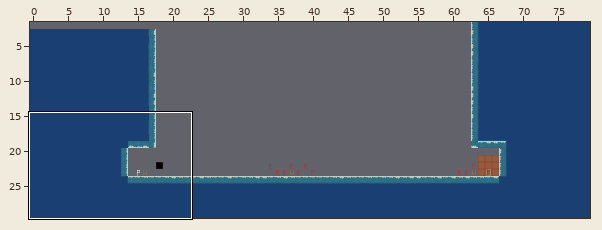
Tiled map -- core/assets/maps/debug_map.tmx. Above, an overview of the earlier version with the close-up marked.
Close-up. Before the commit:
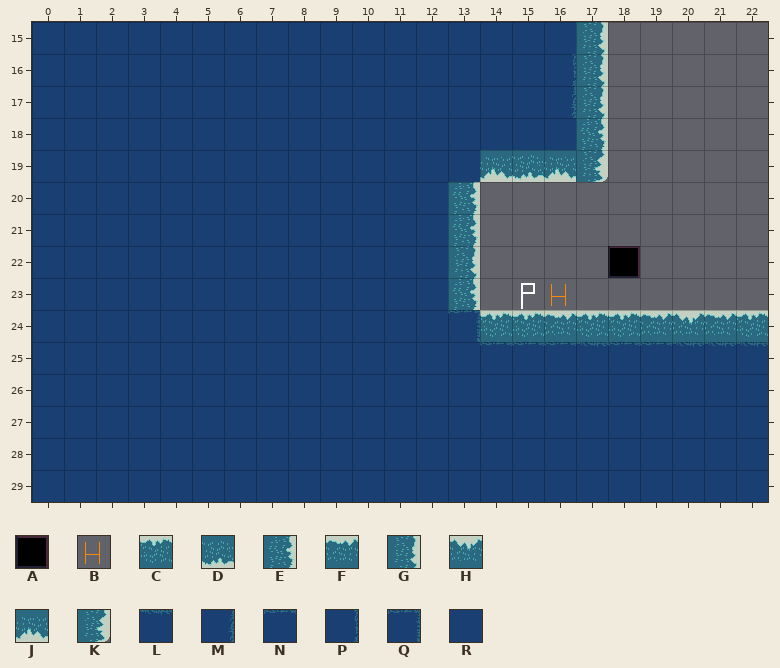
Cells are 32x32 px. Shown: x 0..22, y 15..29. The commit also changed other parts of the map, which this record leaves out.
Key: from "spritesheet": A 0, B 3, C 8, D 8 turned 180, E 8 turned 90, F 9, G 9 turned 90, H 10, J 10 turned 180, K 11 turned 90, L 16, M 16 turned 90, N 17, P 17 turned 90, Q 18, R 24.
_ is an empty cell.
Layers that did not change in this view are not listed.
Layer "Background" before, first column x 0:
15 RRRRRRRRRRRRRRRRRG_____
16 RRRRRRRRRRRRRRRRPG_____
17 RRRRRRRRRRRRRRRRMG_____
18 RRRRRRRRRRRRRRRRRE_____
19 RRRRRRRRRRRRRRJDJK_____
20 RRRRRRRRRRRRRE_________
21 RRRRRRRRRRRRRE_________
22 RRRRRRRRRRRRRG____A____
23 RRRRRRRRRRRRRE_________
24 RRRRRRRRRRRRRQCCFCCFHFC
25 RRRRRRRRRRRRRRNNNLNNLLL
26 RRRRRRRRRRRRRRRRRRRRRRR
27 RRRRRRRRRRRRRRRRRRRRRRR
28 RRRRRRRRRRRRRRRRRRRRRRR
29 RRRRRRRRRRRRRRRRRRRRRRR
Once edited:
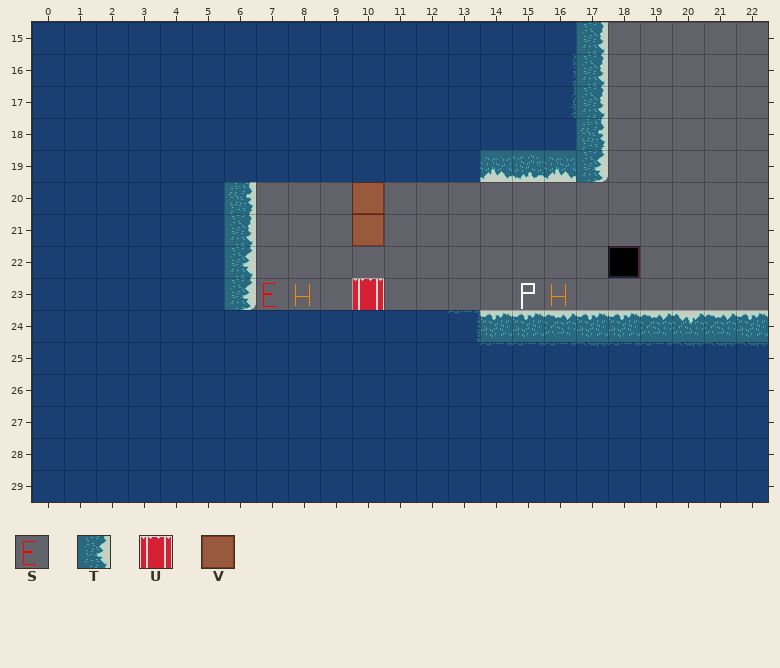
Further tiles: from "spritesheet": S 2, T 10 turned 90, U 12, V 21.
Tiles of an added or newly shown layer are drawn over the layers below it.
Diff:
Layer "Background":
Tile E replaces tile R in row 20 at x 6.
Tile G replaces tile R in row 21 at x 6.
Tile K replaces tile R in row 23 at x 6.
Tile T replaces tile R in row 22 at x 6.
Tile V replaces tile R in rows 20 to 21 at x 10.
Tile E is removed in rows 20 to 21 at x 13; in row 23 at x 13.
Tile G is removed in row 22 at x 13.
Tile R is removed in rows 20 to 21 at x 7 to 9 and 11 to 12; in rows 22 to 23 at x 7 to 12.
Layer "Breakable" (added):
Tile U is added in row 23 at x 10.
Layer "EnemySpawn":
Tile S is added in row 23 at x 7.
Layer "Heatsource":
Tile B is added in row 23 at x 8.
Pixel boxes of the changes (left, top, right, bottom) in both close-ups:
changed: (224, 182, 480, 310)
